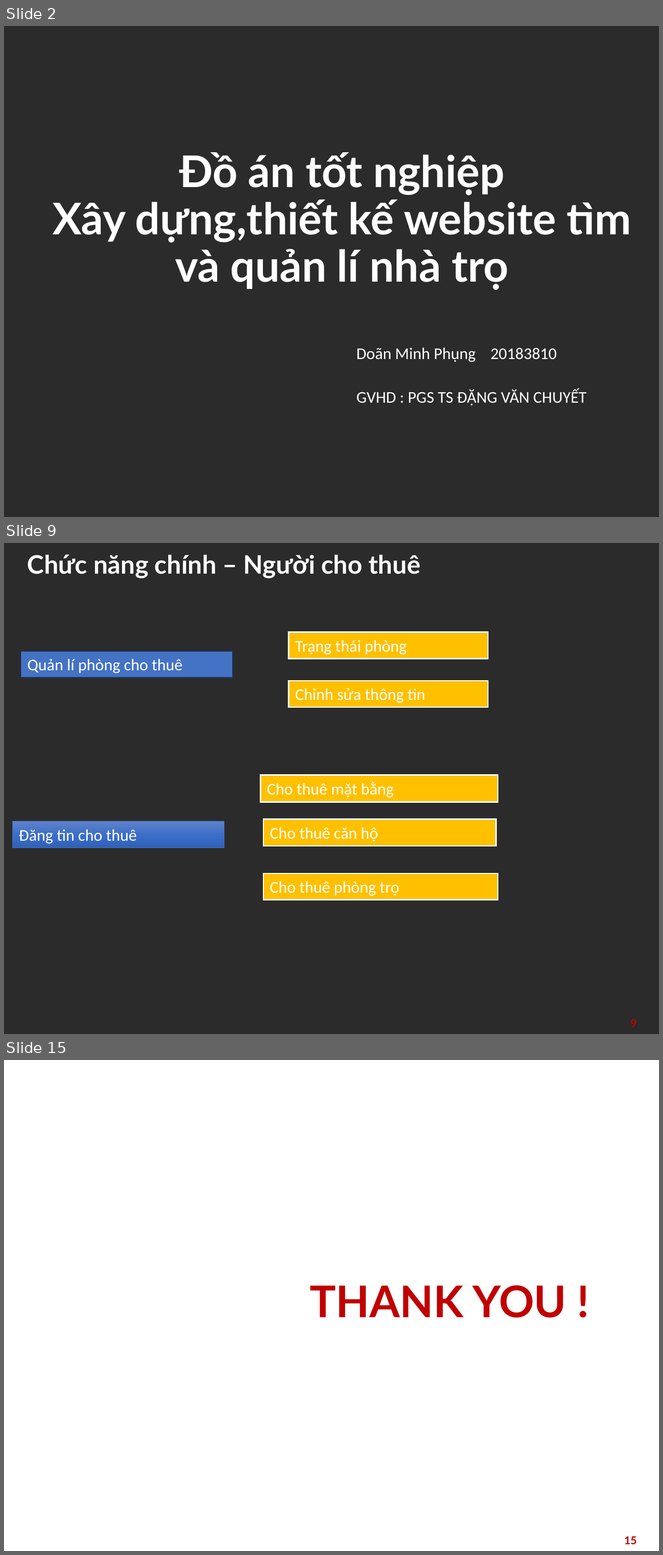
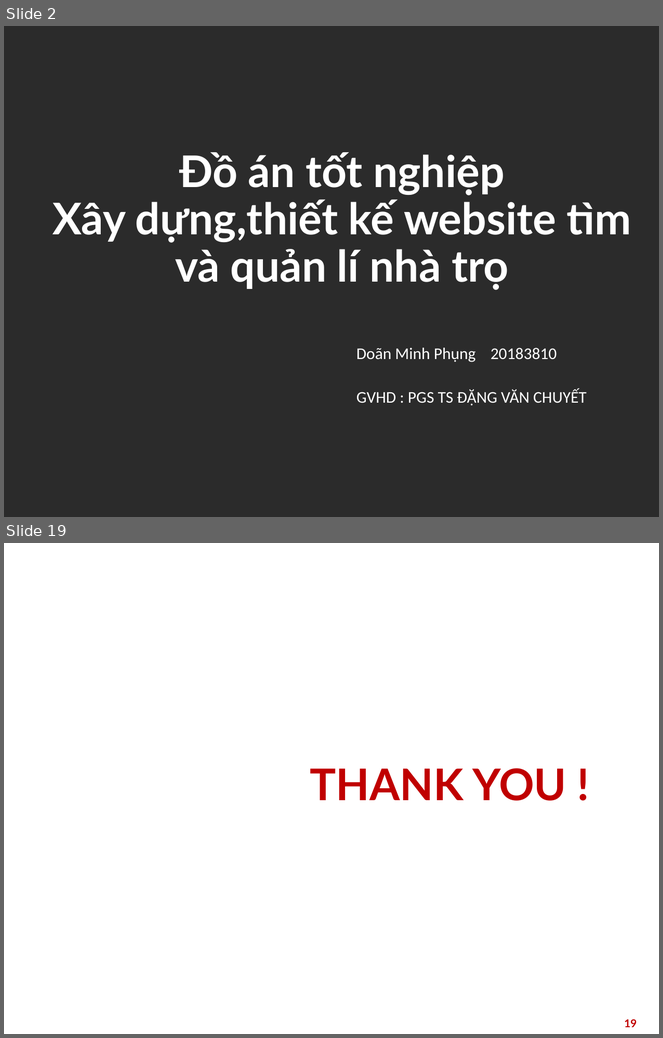
Before and after one commit to doanphung0402/timnhanhanh, a slide deck: report/soict_datn.pptx. Shown one above the other, each under a label of ours: slides 2, 9 and 15 before the commit, slides 2 and 19 after it; the slides between them are not shown. The pictures are 663x1555 and 663x1038 pixels, drawn with LibreOffice and Linux fonts; fonts in the diff are those of the drawing; background and template pictures are left out; a plain dark background stands for a picture behind light text. Boxes give left, top, right and bottom in pixels: in the first picture for what was removed or moved away, otherwise in the second. Text is boxed around its words. In the diff, an @@ line names an element or a change of style, - is before the commit and + after.

```diff
--- a/report/soict_datn.pptx
+++ b/report/soict_datn.pptx
@@ slide 9 removed at (x1=4, y1=543, x2=659, y2=1034), background picture (left out) @@
@@ title removed at (x1=27, y1=554, x2=421, y2=578) @@
-Chức năng chính – Người cho thuê
@@ rectangle removed at (x1=289, y1=632, x2=488, y2=658) @@
-Trạng thái phòng
@@ rectangle removed at (x1=21, y1=651, x2=233, y2=677) @@
-Quản lí phòng cho thuê
@@ rectangle removed at (x1=289, y1=681, x2=488, y2=707) @@
-Chỉnh sửa thông tin
@@ rectangle removed at (x1=261, y1=775, x2=498, y2=802) @@
-Cho thuê mặt bằng
@@ rectangle removed at (x1=12, y1=822, x2=225, y2=848) @@
-Đăng tin cho thuê
@@ rectangle removed at (x1=263, y1=820, x2=496, y2=846) @@
-Cho thuê căn hộ
@@ rectangle removed at (x1=263, y1=874, x2=498, y2=900) @@
-Cho thuê phòng trọ
@@ page number removed at (x1=631, y1=1019, x2=637, y2=1028) @@
-9
@@ what was slide 15 is now slide 19 @@
@@ page number at (x1=624, y1=1019, x2=637, y2=1028): text changed @@
-15
+19
```
Also in this commit, not shown: 9 slides changed, 7 slides added, 3 other slides removed, 22 other files.
